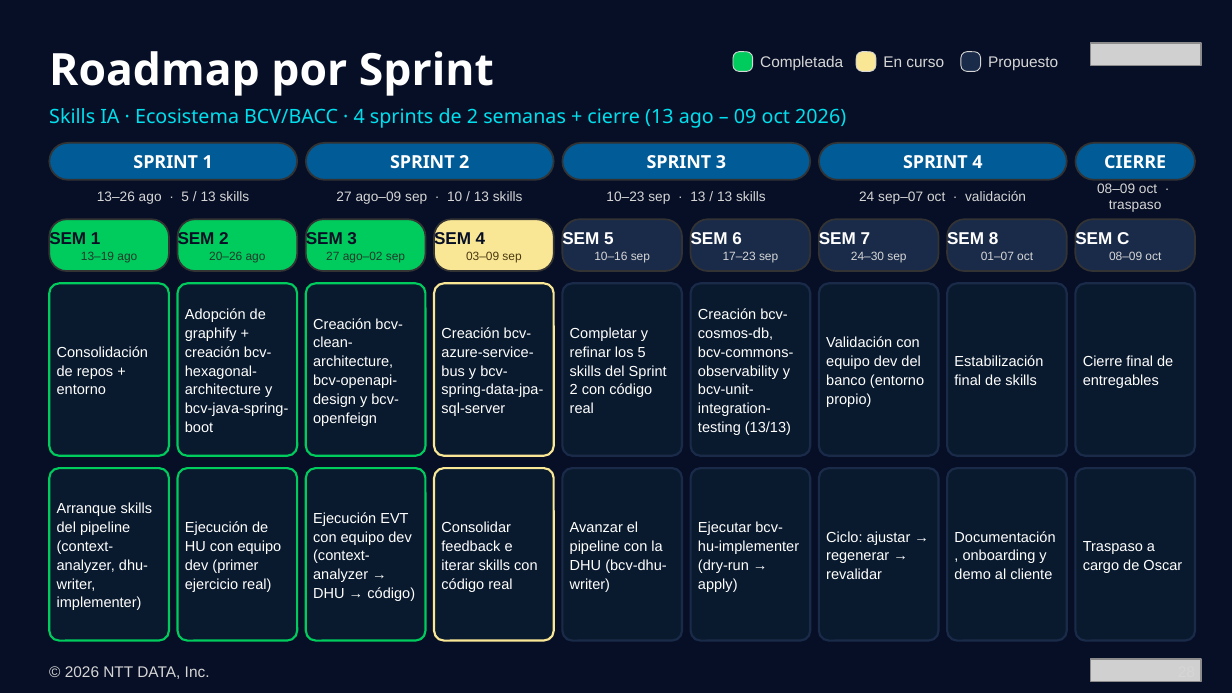
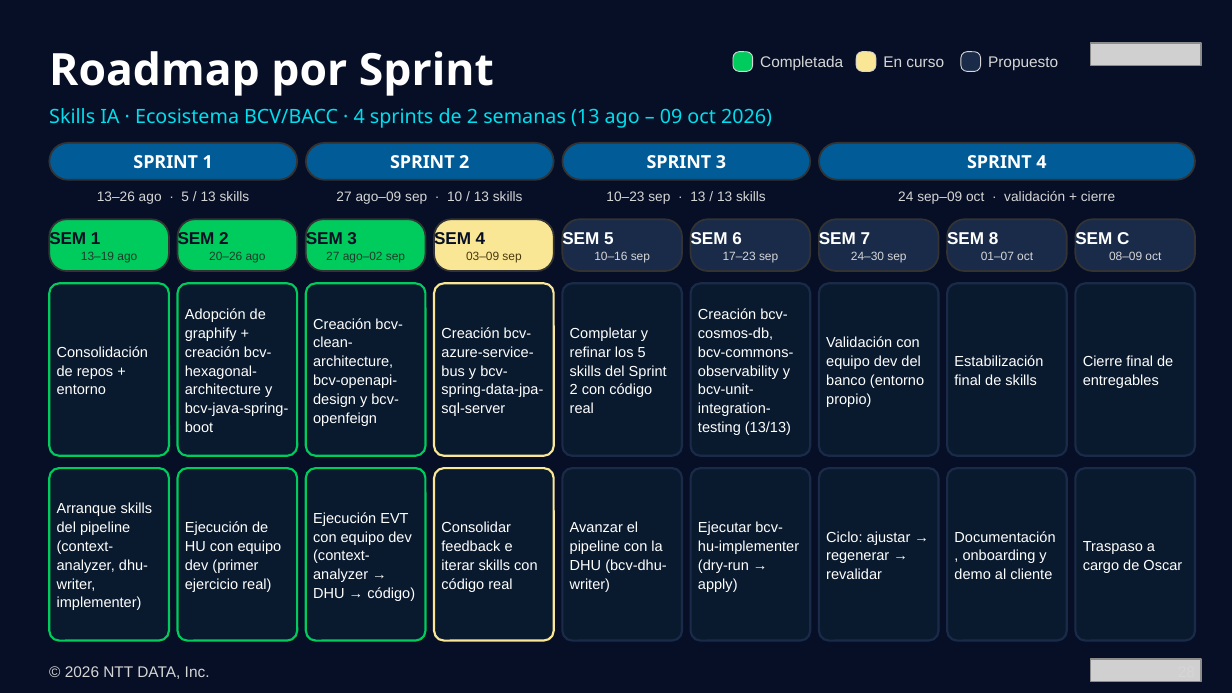
Before and after one commit to Jose-Mejia-NTT/skills-assi-comercial, a slide deck: slide 28 of presentations/presentacion-ejecutiva-skills-ia-bcv-v2.pptx. Drawn at 1232x693 pixels with LibreOffice and Linux fonts; fonts in the diff are those of the drawing; grey boxes stand for pictures. Boxes give left, top, right and bottom in pixels: in the first picture for what was removed or moved away, otherwise in the second. Text is boxed around its words. In the diff, an @@ line names an element or a change of style, - is before the commit and + after.

Commit message:
docs: update executive presentation with revised roadmap and additional skills

```diff
--- a/presentations/presentacion-ejecutiva-skills-ia-bcv-v2.pptx
+++ b/presentations/presentacion-ejecutiva-skills-ia-bcv-v2.pptx
@@ text at (49,108,772,128): text changed @@
-Skills IA · Ecosistema BCV/BACC · 4 sprints de 2 semanas + cierre (13 ago – 09 oct 2026)
+Skills IA · Ecosistema BCV/BACC · 4 sprints de 2 semanas (13 ago – 09 oct 2026)
@@ text "SPRINT 4": place and size @@
-text "SPRINT 4" at (903,155,982,169)
+text "SPRINT 4" at (967,155,1046,169)
@@ rounded rectangle: place and size @@
-rounded rectangle at (819,143,1067,180)
+rounded rectangle at (819,143,1195,180)
@@ rounded rectangle removed at (1076,143,1195,180) @@
@@ text removed at (1104,155,1166,168) @@
-CIERRE
@@ text at (898,191,1115,204): text changed @@
-24 sep–07 oct · validación
+24 sep–09 oct · validación + cierre
@@ text removed at (1097,183,1162,212) @@
-08–09 oct · traspaso
```
Also in this commit, not shown: 3 other slides changed, 5 other files.
